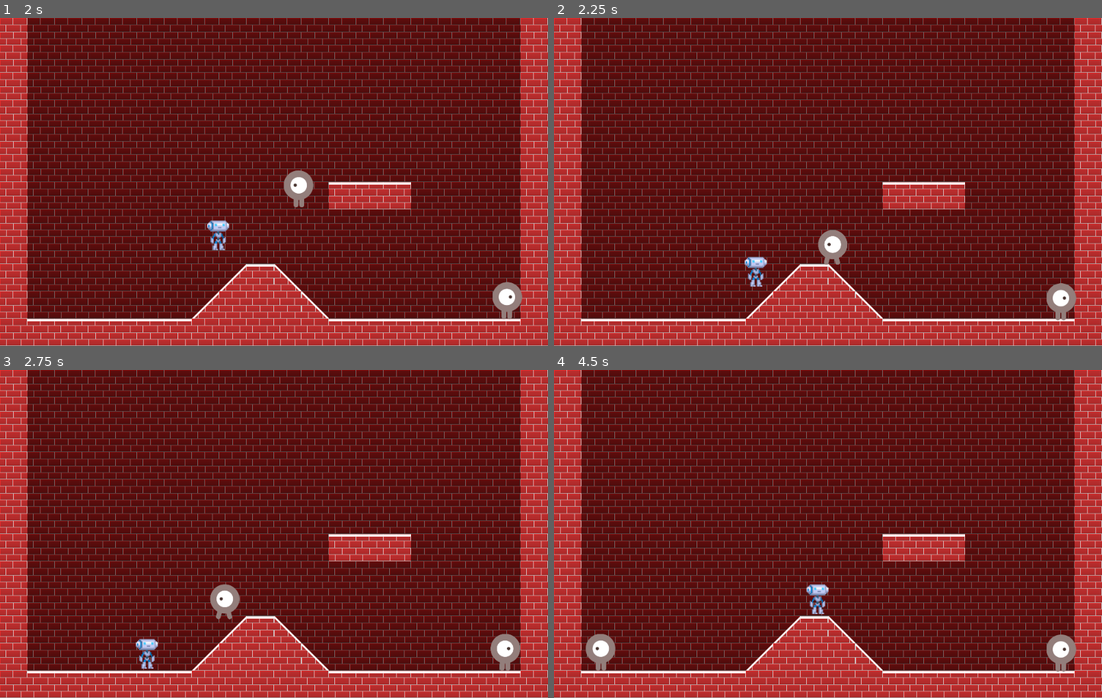
Above: before the commit, frames 1-4 (two rows, left to right).
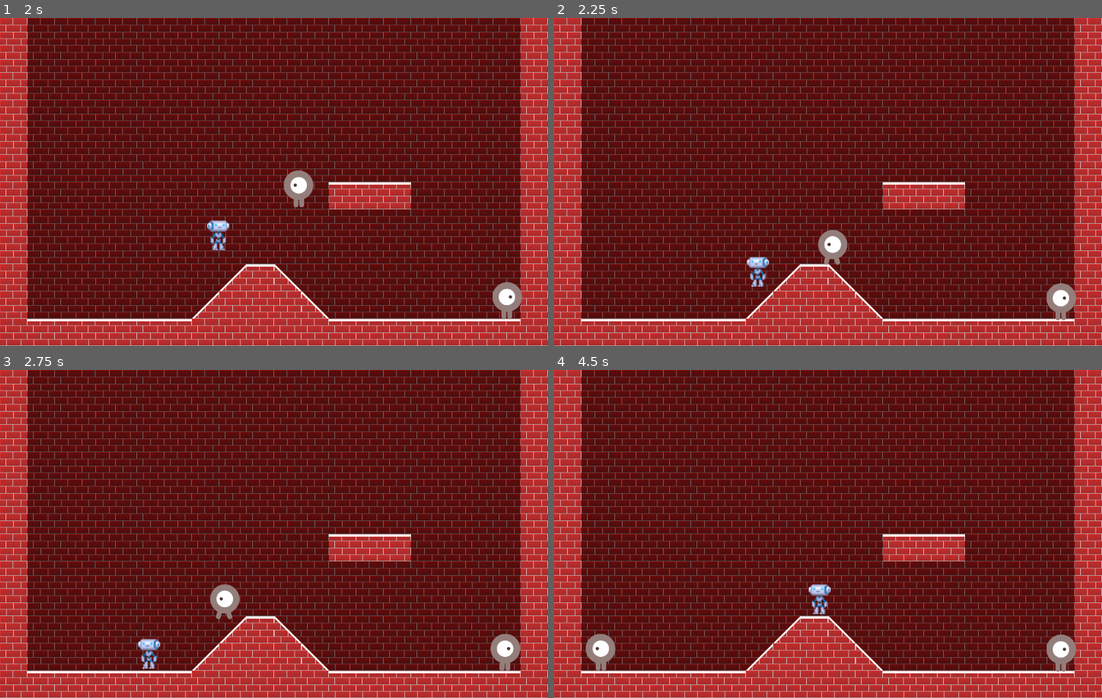
Above: after the commit, the same moments.

Repository: Ruefa/godot_test
Game: Godot game, scene res://Main.tscn
The game is run twice, just before and just after one commit, with the same random seed, the same clock (stepped at 60 frames per second) and the same inputs.
Inputs:
- Up to frame 1 (2 s): hold Right (ui_right) from 0.53 s (still down); tap Up (ui_up) at 0.77, 1.52 s
- Up to frame 2 (2.25 s): release Right (ui_right) at 2.03 s; hold Left (ui_left) from 2.03 s (still down)
- Up to frame 3 (2.75 s): keep holding Left (ui_left)
- Up to frame 4 (4.5 s): release Left (ui_left) at 2.78 s; hold Right (ui_right) 2.78-4.28 s; tap Up (ui_up) at 3.02, 3.77 s; hold Left (ui_left) from 4.28 s (still down)

Frame 1 is identical in both runs. In frame 2, 0.2% of the frame differs, in the area x 34-40%, y 72-82%; in frame 3, 0.2%; in frame 4, 0.2%, in the area x 46-51%, y 65-75%.

Commit message:
flipped player sprite based on direction

Diff:
--- a/Side Scroll/Player.gd
+++ b/Side Scroll/Player.gd
@@ -42,9 +42,11 @@
 	if Input.is_action_pressed("ui_right"):
 		velocity.x = SPEED_X
 		PLAYER_DIR = RIGHT
+		$AnimatedSprite.flip_h = false
 	elif Input.is_action_pressed("ui_left"):
 		velocity.x = -SPEED_X
 		PLAYER_DIR = LEFT
+		$AnimatedSprite.flip_h = true
 	else:
 		velocity.x = 0
 
